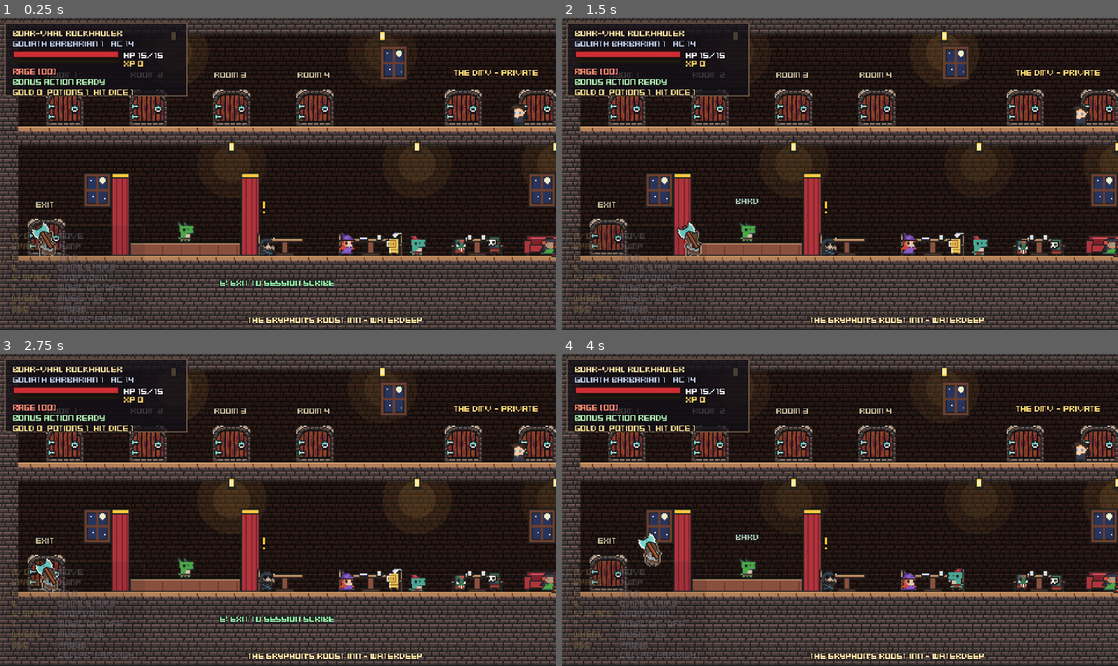
Above: before the commit, frames 1-4 (two rows, left to right).
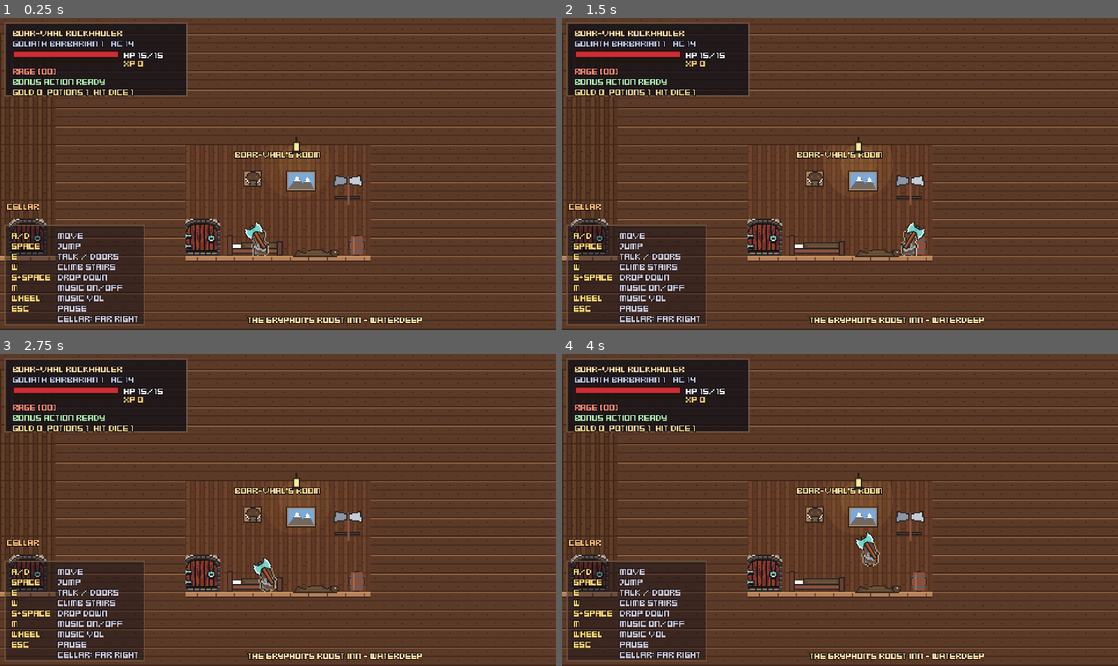
Above: after the commit, the same moments.

Repository: classifiedsecret/table-notes
Game: Godot game, scene res://main.tscn
Same seed, same stepped clock (60 frames per second), same inputs: the game is played once before the commit and once after it.
Inputs (mouse positions are in pixels of both pictures, inside the frame that each line leads up to):
- Up to frame 1 (0.25 s): no input
- Up to frame 2 (1.5 s): tap Enter (confirm) at 0.5 s; move the mouse to (962, 158) at 0.52 s; hold D (move_right) 0.53-1.25 s; tap E (interact) at 0.6 s; click (962, 158) at 0.67 s; tap Space (jump) at 0.77 s; drag from (728, 189) to (812, 236) at 1.27 s
- Up to frame 3 (2.75 s): move the mouse to (333, 441) at 2.02 s; hold A (move_left) from 2.03 s (still down); tap Enter (confirm) at 2.1 s; tap E (interact) at 2.3 s
- Up to frame 4 (4 s): release A (move_left) at 2.75 s; drag from (812, 572) to (673, 463) at 2.77 s; move the mouse to (1006, 556) at 3.52 s; hold D (move_right) from 3.53 s (still down); tap U (echo) at 3.6 s; tap Space (jump) at 3.77 s; tap E (interact) at 3.8 s

The runs differ from the first frame. In frame 1, 75% of the frame differs, in the area x 0-100%, y 0-100%; in frame 2, 75%; in frame 3, 75%; in frame 4, 75%.

Commit message:
Vanguard's Descent: wood-panelled inn; a private room for each hero behind a named door
- Upstairs hallway with a door for Boar-vhal, Erwar, Lyburnum, Suilean and Ceridwen; each
  opens into that hero's own room, decorated for their species and class.
- Heroes wake up in their own room. Galinnadin and Orfi moved downstairs.

Co-Authored-By: Claude Opus 5.5 <noreply@anthropic.com>
Claude-Session: https://claude.ai/code/session_01FFZszJXgzQJUaVBRjoWg3e

Diff:
--- a/game/src/scripts/data/inn_props.gd
+++ b/game/src/scripts/data/inn_props.gd
@@ -26,6 +26,31 @@
 	"mug": Rect2(606, 0, 6, 6),
 	"book": Rect2(614, 0, 8, 4),
 	"railing": Rect2(624, 0, 16, 14),
+	"big_bed": Rect2(642, 0, 48, 18),
+	"pelt": Rect2(692, 0, 42, 8),
+	"axe_rack": Rect2(736, 0, 26, 26),
+	"boar_head": Rect2(764, 0, 22, 18),
+	"mountain_painting": Rect2(788, 0, 26, 18),
+	"bookcase": Rect2(816, 0, 26, 42),
+	"desk": Rect2(844, 0, 30, 18),
+	"star_chart": Rect2(876, 0, 26, 22),
+	"crystal_ball": Rect2(904, 0, 10, 12),
+	"altar": Rect2(916, 0, 26, 20),
+	"sun_window": Rect2(944, 0, 20, 26),
+	"chain_stand": Rect2(966, 0, 16, 30),
+	"cot": Rect2(984, 0, 34, 12),
+	"plate_stand": Rect2(1020, 0, 16, 30),
+	"banner_green": Rect2(1038, 0, 16, 30),
+	"sword_rack": Rect2(1056, 0, 22, 26),
+	"dummy": Rect2(1080, 0, 16, 30),
+	"plant_pot": Rect2(1098, 0, 14, 16),
+	"plant_tall": Rect2(1114, 0, 14, 22),
+	"hanging_vines": Rect2(1130, 0, 28, 24),
+	"herb_rack": Rect2(1160, 0, 26, 16),
+	"leaf_bed": Rect2(1188, 0, 38, 12),
+	"mushrooms": Rect2(1228, 0, 14, 9),
+	"moon_window": Rect2(1244, 0, 22, 22),
+	"doorway": Rect2(1268, 0, 28, 80),
 }
 
 static var _cache := {}
--- a/game/src/scripts/game/hud.gd
+++ b/game/src/scripts/game/hud.gd
@@ -46,6 +46,7 @@
 var _inn_mode := false
 var _hero_key := "boarvhal"
 var _game: Node
+var hero_panel: Control
 var tavern_title: Label
 var tavern_sub: Label
 var stats_panel: Control
@@ -54,7 +55,7 @@
 var dlg_text: Label
 var dlg_yes: Label
 var dlg_no: Label
-const HINTS_INN := [["A/D", "MOVE"], ["SPACE", "JUMP"], ["E", "TALK"], ["W", "CLIMB STAIRS"], ["S+SPACE", "DROP DOWN"],
+const HINTS_INN := [["A/D", "MOVE"], ["SPACE", "JUMP"], ["E", "TALK / DOORS"], ["W", "CLIMB STAIRS"], ["S+SPACE", "DROP DOWN"],
 	["M", "MUSIC ON/OFF"], ["WHEEL", "MUSIC VOL"], ["ESC", "PAUSE"], ["", "CELLAR: FAR RIGHT"]]
 
 var _log: Array[String] = []
@@ -75,6 +76,7 @@
 	add_child(root)
 
 	var hero := _panel(Vector2(4, 4), Vector2(158, 64))
+	hero_panel = hero
 	name_label = _label(hero, Vector2(6, 3), "", 8, Color(1, 0.9, 0.65))
 	title_label = _label(hero, Vector2(6, 12), "", 8, Color(0.75, 0.8, 0.9))
 	_rect(hero, Vector2(6, 23), Vector2(92, 7), Color(0.15, 0.05, 0.06))
@@ -311,6 +313,9 @@
 	var sp: Vector2 = _game.player.get_global_transform_with_canvas().origin
 	var behind := Rect2(hints.position - Vector2(6, 0), hints.size + Vector2(12, 30)).has_point(sp)
 	hints.modulate.a = lerpf(hints.modulate.a, 0.22 if behind else 1.0, 0.25)
+	# The hero's panel fades too (Boar-vhal's room sits right under it).
+	var hb := Rect2(hero_panel.position - Vector2(6, 0), hero_panel.size + Vector2(12, 34)).has_point(sp)
+	hero_panel.modulate.a = lerpf(hero_panel.modulate.a, 0.25 if hb else 1.0, 0.25)
 
 
 func set_hero_hints(key: String) -> void:
--- a/game/src/scripts/game/inn.gd
+++ b/game/src/scripts/game/inn.gd
@@ -7,6 +7,62 @@
 const FLOOR_Y := 208.0
 const UP_Y := 96.0
 const CELLAR_X := 984.0
+
+## The party's private rooms: [hallway door x upstairs, chamber index, wallpaper tint].
+## Each chamber is a walled room off to the right of the map (10 x 6 tiles), reached by its door.
+const ROOMS := {
+	"boarvhal": [88.0, 0, Color(0.55, 0.3, 0.2)],
+	"erwar": [232.0, 1, Color(0.95, 0.8, 0.45)],
+	"lyburnum": [376.0, 2, Color(0.2, 0.45, 0.28)],
+	"suilean": [520.0, 3, Color(0.3, 0.55, 0.45)],
+	"ceridwen": [664.0, 4, Color(0.35, 0.25, 0.6)],
+}
+const CHAMBER_COL := 70
+const CHAMBER_STEP := 30
+const CHAMBER_W := 160.0
+const CHAMBER_TOP := 112.0
+
+
+static func chamber_x0(i: int) -> float:
+	return float((CHAMBER_COL + i * CHAMBER_STEP) * 16)
+
+
+## The chamber a point is in (-1 when in the inn itself).
+static func chamber_at(p: Vector2) -> int:
+	for i in 5:
+		var x0 := chamber_x0(i)
+		if p.x >= x0 - 8.0 and p.x <= x0 + CHAMBER_W + 8.0:
+			return i
+	return -1
+
+
+## Camera limits: the whole inn, or just the chamber you are in (centred).
+static func view_limits(p: Vector2) -> Rect2:
+	var i := chamber_at(p)
+	if i < 0:
+		return Rect2(0, 0, 1024, 272)
+	var mid := chamber_x0(i) + CHAMBER_W / 2.0
+	return Rect2(mid - 240.0, 0, 480, 272)
+
+
+## A door at this spot: {"to": where it leads, "label": prompt}. Empty when there is none.
+func door_at(p: Vector2) -> Dictionary:
+	for k in ROOMS:
+		var r: Array = ROOMS[k]
+		var nm: String = Kits.info(k).short
+		var hall := Vector2(float(r[0]), UP_Y)
+		var inside := Vector2(chamber_x0(int(r[1])) + 14.0, FLOOR_Y)
+		if absf(p.x - hall.x) < 10.0 and absf(p.y - hall.y) < 4.0:
+			return {"to": inside + Vector2(12, 0), "label": "ENTER %s'S ROOM" % nm.to_upper()}
+		if absf(p.x - inside.x) < 10.0 and absf(p.y - inside.y) < 4.0:
+			return {"to": hall + Vector2(0, 0), "label": "LEAVE %s'S ROOM" % nm.to_upper()}
+	return {}
+
+
+## Where a hero wakes up: inside their own room.
+func room_spawn(hero_key: String) -> Vector2:
+	var r: Array = ROOMS.get(hero_key, ROOMS["boarvhal"])
+	return Vector2(chamber_x0(int(r[1])) + 64.0, FLOOR_Y)
 const EXIT_X := 40.0
 const LAYER_STAIRS := 8
 const STAIR_FOOT := Vector2(896, 208)
@@ -51,11 +107,11 @@
 		"The roots under this inn are whispering. Something down there is digging.",
 		"The fire is nice. The couch is nicer. Wake me when it's my turn.",
 		"Bring me a mushroom from the warren. A weird one."]},
-	{"key": "npc_galinnadin", "name": "Galinnadin", "match": "galinnadin", "x": 448.0, "y": 96.0, "sit": false, "face": -1, "lines": [
+	{"key": "npc_galinnadin", "name": "Galinnadin", "match": "galinnadin", "x": 866.0, "y": 208.0, "sit": false, "face": -1, "lines": [
 		"I'm not here. You didn't see me.",
 		"I'll be back with the party soon. Someone has to pick the locks you smash.",
 		"Nice axe. Shame if someone... polished it for you."]},
-	{"key": "npc_orfi", "name": "Orfi", "match": "orfi", "x": 560.0, "y": 90.0, "sit": true, "face": -1, "lines": [
+	{"key": "npc_orfi", "name": "Orfi", "match": "orfi", "x": 126.0, "y": 191.0, "sit": true, "face": 1, "lines": [
 		"Breathe in. Breathe out. Punch goblin.",
 		"Stillness first, Boar-vhal. Then fury.",
 		"I'm meditating. You are standing in my light."]},
@@ -126,7 +182,8 @@
 func build(g: Node) -> void:
 	game = g
 	room = Room.new()
-	room.back_color = Color(0.44, 0.34, 0.30)
+	room.back_color = Color(0.82, 0.78, 0.74)
+	room.wood_tiles = preload("res://assets/sprites/inn_tiles.png")
 	add_child(room)
 	room.build(FileAccess.get_file_as_string("res://rooms/inn_gryphons_roost.txt"))
 	_furnish()
@@ -145,11 +202,14 @@
 	return s
 
 
-func _label(text: String, pos: Vector2, color: Color, size := 8, z := -2) -> Label:
+func _label(text: String, pos: Vector2, color: Color, size := 8, z := -2, width := 0.0) -> Label:
 	var l := Label.new()
 	l.label_settings = Art.label_settings(size, color, 2)
 	l.text = text
 	l.position = pos
+	if width > 0.0:
+		l.size = Vector2(width, 10)
+		l.horizontal_alignment = HORIZONTAL_ALIGNMENT_CENTER
 	l.z_index = z
 	add_child(l)
 	return l
@@ -214,24 +274,73 @@
 	for x in [200.0, 360.0, 480.0, 690.0]:
 		_spr("lantern", Vector2(x, 112), -2, false)
 		_glow(Vector2(x, 128))
-	# Upper floor: rooms to let and the party's private rooms.
-	for i in 4:
-		var dx := 56.0 + i * 72.0
+	# Upper floor: a hallway with a named door for each of the party.
+	for k in ROOMS:
+		var r: Array = ROOMS[k]
+		var dx: float = r[0]
 		_spr("doors_leaf_closed", Vector2(dx, UP_Y), -6)
-		_label("ROOM %d" % (i + 1), Vector2(dx - 15, 46), Color(0.8, 0.75, 0.6))
-	_spr("window", Vector2(340, 56), -6)
-	for i in 2:
-		var dx := 400.0 + i * 64.0
-		_spr("doors_leaf_closed", Vector2(dx, UP_Y), -6)
-	_label("THE DMV - PRIVATE", Vector2(392, 44), Color(1, 0.85, 0.45))
-	_spr("rug", Vector2(560, UP_Y + 1), -3)
-	_spr("bed", Vector2(640, UP_Y), -4)
-	_spr("window", Vector2(700, 56), -6)
+		_label(Kits.info(k).short.to_upper(), Vector2(dx - 50, 44), Color(1, 0.88, 0.6), 8, -2, 100.0)
+	for x in [160.0, 448.0, 736.0]:
+		_spr("window", Vector2(x, 56), -6)
+	for x in [160.0, 304.0, 448.0, 592.0]:
+		_spr("lantern", Vector2(x, 16), -2, false)
+		_glow(Vector2(x, 32))
+	_spr("rug", Vector2(232, UP_Y + 1), -3)
+	_spr("rug", Vector2(520, UP_Y + 1), -3)
+	# The rooms themselves, each decorated for who lives there.
+	for k in ROOMS:
+		var r: Array = ROOMS[k]
+		var x0 := chamber_x0(int(r[1]))
+		var tint := ColorRect.new()
+		tint.color = Color(r[2].r, r[2].g, r[2].b, 0.22)
+		tint.position = Vector2(x0, CHAMBER_TOP)
+		tint.size = Vector2(CHAMBER_W, FLOOR_Y - CHAMBER_TOP)
+		tint.z_index = -19
+		add_child(tint)
+		_label(Kits.info(k).short.to_upper() + "'S ROOM", Vector2(x0 + 10, CHAMBER_TOP + 3), Color(1, 0.88, 0.6), 8, -2, 140.0)
+		_spr("lantern", Vector2(x0 + 96, CHAMBER_TOP), -2, false)
+		_glow(Vector2(x0 + 96, CHAMBER_TOP + 16))
+		_spr("doors_leaf_closed", Vector2(x0 + 14, FLOOR_Y), -6)
+		for x in range(0, int(CHAMBER_W), 16):
+			_spr("plank", Vector2(x0 + x + 8, FLOOR_Y + 4), -4)
+	var c := func(i: int, name: String, x: float, y: float, z: int) -> void:
+		_spr(name, Vector2(chamber_x0(i) + x, y), z)
+	var F := FLOOR_Y
+	# Boar-vhal (goliath barbarian): a bed long enough for a goliath, a bear pelt, his axe, a hunting trophy and a keg.
+	c.call(0, "boar_head", 58, 150, -6)
+	c.call(0, "mountain_painting", 100, 152, -6)
+	c.call(0, "axe_rack", 140, 164, -6)
+	c.call(0, "big_bed", 60, F, -4)
+	c.call(0, "pelt", 112, F + 1, -3)
+	c.call(0, "barrel", 148, F, -4)
+	# Erwar (aasimar cleric): an altar to the sun under a stained-glass window, a plain cot, his chain and shield.
+	c.call(1, "sun_window", 96, 160, -6)
+	c.call(1, "altar", 96, F, -4)
+	c.call(1, "cot", 52, F, -4)
+	c.call(1, "chain_stand", 144, F, -4)
+	# Lyburnum (half-orc paladin): his order's green banner, plate on a stand, sword and shield, a battered dummy, a cot.
+	c.call(2, "banner_green", 68, 162, -6)
+	c.call(2, "sword_rack", 44, F, -4)
+	c.call(2, "plate_stand", 70, F, -4)
+	c.call(2, "dummy", 100, F, -4)
+	c.call(2, "cot", 136, F, -4)
+	# Suilean (elf druid): a moonlit round window, vines and drying herbs, a bed of moss and leaves, plants and mushrooms.
+	c.call(3, "hanging_vines", 46, CHAMBER_TOP + 26, -6)
+	c.call(3, "moon_window", 96, 156, -6)
+	c.call(3, "herb_rack", 140, CHAMBER_TOP + 18, -6)
+	c.call(3, "plant_tall", 36, F, -4)
+	c.call(3, "leaf_bed", 84, F, -4)
+	c.call(3, "mushrooms", 124, F, -4)
+	c.call(3, "plant_pot", 148, F, -4)
+	# Ceridwen (half-elf wizard): a crammed bookcase, a desk with her spellbook, a star chart, her bed and a crystal ball.
+	c.call(4, "bookcase", 44, F, -4)
+	c.call(4, "star_chart", 80, 154, -6)
+	c.call(4, "desk", 80, F, -4)
+	c.call(4, "bed", 118, F, -4)
+	c.call(4, "stool", 148, F, -4)
+	c.call(4, "crystal_ball", 148, F - 10, -4)
 	for x in range(736, 784, 16):
 		_spr("railing", Vector2(x + 8, UP_Y), 2)
-	for x in [150.0, 330.0, 520.0]:
-		_spr("lantern", Vector2(x, 16), -2, false)
-		_glow(Vector2(x, 32))
 
 
 func _glow(pos: Vector2) -> void:
@@ -391,7 +500,7 @@
 
 
 func at_cellar(p: Vector2) -> bool:
-	return p.x > CELLAR_X - 14.0 and absf(p.y - FLOOR_Y) < 4.0
+	return p.x < 1024.0 and p.x > CELLAR_X - 14.0 and absf(p.y - FLOOR_Y) < 4.0
 
 
 func _process(delta: float) -> void:
--- a/game/src/scripts/game/main.gd
+++ b/game/src/scripts/game/main.gd
@@ -290,6 +290,12 @@
 	player.hp_changed.emit()
 	inn.set_playing(hero.key)
 	hud.set_hero_hints(hero.key)
+	if first and phase == Phase.TAVERN:
+		# Every hero starts the day in their own room.
+		player.global_position = inn.room_spawn(hero.key)
+		player.facing = -1
+		_set_camera_limits()
+		_snap_view()
 	if not first:
 		if phase == Phase.CARD:
 			_refresh_tavern()
@@ -640,6 +646,22 @@
 	camera.limit_top = 0
 	camera.limit_right = int(room.size_px().x)
 	camera.limit_bottom = int(room.size_px().y)
+	if inn and room == inn.room and player:
+		# In the inn the camera shows either the inn or the private room you are in.
+		var v := Inn.view_limits(player.global_position)
+		camera.limit_left = int(v.position.x)
+		camera.limit_right = int(v.end.x)
+		camera.limit_bottom = int(v.end.y)
+
+
+## Through a door in the inn: hallway to private room, or back out.
+func _use_inn_door(d: Dictionary) -> void:
+	_close_talk()
+	sfx.play("chop", -10.0)
+	player.global_position = d.to
+	player.velocity = Vector2.ZERO
+	_set_camera_limits()
+	_snap_view()
 
 
 ## Back in the Gryphon's Roost: at the front door on first arrival, at the cellar door after a delve.
@@ -657,7 +679,8 @@
 	hud.hide_doors()
 	hud.set_inn_mode(true)
 	hud.set_room("THE GRYPHON'S ROOST INN - WATERDEEP")
-	player.global_position = Vector2(Inn.CELLAR_X - 40.0, Inn.FLOOR_Y) if at_cellar else room.player_spawn
+	player.global_position = Vector2(Inn.CELLAR_X - 40.0, Inn.FLOOR_Y) if at_cellar else inn.room_spawn(hero.key)
+	_set_camera_limits()
 	player.facing = -1 if at_cellar else 1
 	player.velocity = Vector2.ZERO
 	_snap_view()
@@ -709,6 +732,10 @@
 			return
 		if inn.at_exit(player.global_position):
 			_ask_exit()
+			return
+		var door := inn.door_at(player.global_position)
+		if not door.is_empty():
+			_use_inn_door(door)
 			return
 		var n := inn.nearest(player.global_position)
 		if n:
@@ -876,7 +903,7 @@
 			if inn.dm:
 				inn.dm.set_marker(_loaded and not hero.quest_given)
 			_barred_t = maxf(0.0, _barred_t - delta)
-			if _loaded and not hero.quest_given and player.global_position.x > Inn.CELLAR_X - 30.0 and absf(player.global_position.y - Inn.FLOOR_Y) < 4.0:
+			if _loaded and not hero.quest_given and player.global_position.x > Inn.CELLAR_X - 30.0 and player.global_position.x < 1024.0 and absf(player.global_position.y - Inn.FLOOR_Y) < 4.0:
 				# The way down stays shut until the stranger has had his word.
 				player.global_position.x = Inn.CELLAR_X - 30.0
 				player.velocity.x = minf(player.velocity.x, 0.0)
@@ -1070,6 +1097,9 @@
 			return ""
 		if inn.at_exit(player.global_position):
 			return "E: EXIT TO SESSION SCRIBE"
+		var door := inn.door_at(player.global_position)
+		if not door.is_empty():
+			return "E: " + str(door.label)
 		var n := inn.nearest(player.global_position)
 		return ("E: TALK TO %s" % n.display_name.to_upper()) if n else ""
 	if phase != Phase.RUN:
@@ -1368,6 +1398,17 @@
 				Input.action_press("confirm")
 			return
 		Phase.TAVERN:
+			if Inn.chamber_at(player.global_position) >= 0:
+				var dr := inn.door_at(player.global_position)
+				if not dr.is_empty():
+					if int(_bot_t * 4) % 2 == 0:
+						Input.action_press("interact")
+				else:
+					Input.action_press("move_left")
+				return
+			if player.global_position.y < 100.0 or (player.global_position.y < 204.0 and player.global_position.x > 770.0):
+				Input.action_press("move_right")   # upstairs: head for the stairs down
+				return
 			if not hero.quest_given and inn.dm and not OS.get_cmdline_user_args().has("--rush"):
 				var dx := inn.dm.global_position.x - player.global_position.x
 				if absf(dx) > 14.0:
--- a/game/src/scripts/game/room.gd
+++ b/game/src/scripts/game/room.gd
@@ -26,6 +26,9 @@
 const WALL := Vector2i(2, 1)      # wall_mid at (32, 16)
 const LIP := Vector2i(2, 0)       # wall_top_mid at (32, 0)
 
+## Optional wood interior (the inn): a 48x16 strip of back planks, solid beam and top trim.
+var wood_tiles: Texture2D = null
+
 
 func build(text: String) -> void:
 	rows = text.strip_edges(false, true).split("\n", false)
@@ -63,15 +66,22 @@
 		for x in w:
 			var ch := rows[y][x]
 			var c := Vector2i(x, y)
+			var src_id := 1 if wood_tiles else 0
 			if ch != "#":
-				back.set_cell(c, 0, WALL)
+				back.set_cell(c, src_id, Vector2i(0, 0) if wood_tiles else WALL)
 			match ch:
 				"#":
-					solid.set_cell(c, 0, WALL)
+					solid.set_cell(c, src_id, Vector2i(1, 0) if wood_tiles else WALL)
 					if not is_solid_cell(x, y - 1) and y > 0:
 						var lip := Sprite2D.new()
-						lip.texture = Art.region("wall_top_mid")
-						lip.position = Vector2(x * T + 8, y * T - 4)
+						if wood_tiles:
+							var at := AtlasTexture.new()
+							at.atlas = wood_tiles
+							at.region = Rect2(32, 0, 16, 8)
+							lip.texture = at
+						else:
+							lip.texture = Art.region("wall_top_mid")
+						lip.position = Vector2(x * T + 8, y * T + (4 if wood_tiles else -4))
 						lips.add_child(lip)
 				"=":
 					solid.set_cell(c, 0, LIP, 1)
@@ -158,6 +168,16 @@
 	pd.add_collision_polygon(1)
 	pd.set_collision_polygon_points(1, 0, PackedVector2Array([Vector2(-8, -8), Vector2(8, -8), Vector2(8, -3), Vector2(-8, -3)]))
 	pd.set_collision_polygon_one_way(1, 0, true)
+	if wood_tiles:
+		var ws := TileSetAtlasSource.new()
+		ws.texture = wood_tiles
+		ws.texture_region_size = Vector2i(T, T)
+		ts.add_source(ws, 1)
+		ws.create_tile(Vector2i(0, 0))
+		ws.create_tile(Vector2i(1, 0))
+		var wd := ws.get_tile_data(Vector2i(1, 0), 0)
+		wd.add_collision_polygon(0)
+		wd.set_collision_polygon_points(0, 0, PackedVector2Array([Vector2(-8, -8), Vector2(8, -8), Vector2(8, 8), Vector2(-8, 8)]))
 	return ts
 
 
Binary file changed: game/src/assets/sprites/inn_props.png
Binary file added: game/src/assets/sprites/inn_tiles.png
Not shown, added: game/src/assets/sprites/inn_tiles.png.import
Not shown, added: game/src/inn_gryphons_roost.txt
Not shown, changed: game/src/rooms/inn_gryphons_roost.txt
Not shown, added: game/src/warren_boss.txt
Not shown, added: game/src/warren_campfire_1.txt
Not shown, added: game/src/warren_combat_1.txt
Not shown, added: game/src/warren_combat_2.txt
Not shown, added: game/src/warren_combat_3.txt
Not shown, added: game/src/warren_elite_1.txt
Not shown, added: game/src/warren_gauntlet_1.txt
(and 3 more such lines)
